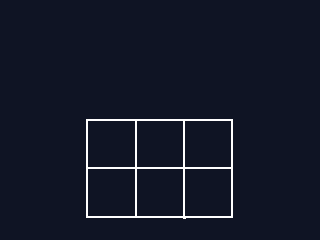
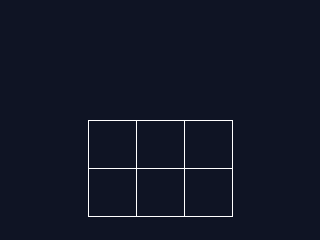
Comparing the layer stacks of the two 320×240 images. Changes:
added layer "NewGrid" above "Grid" over [86,119,233,219]
hid "Grid", opacity 100% → 16%, painted on it over [86,119,233,219]
